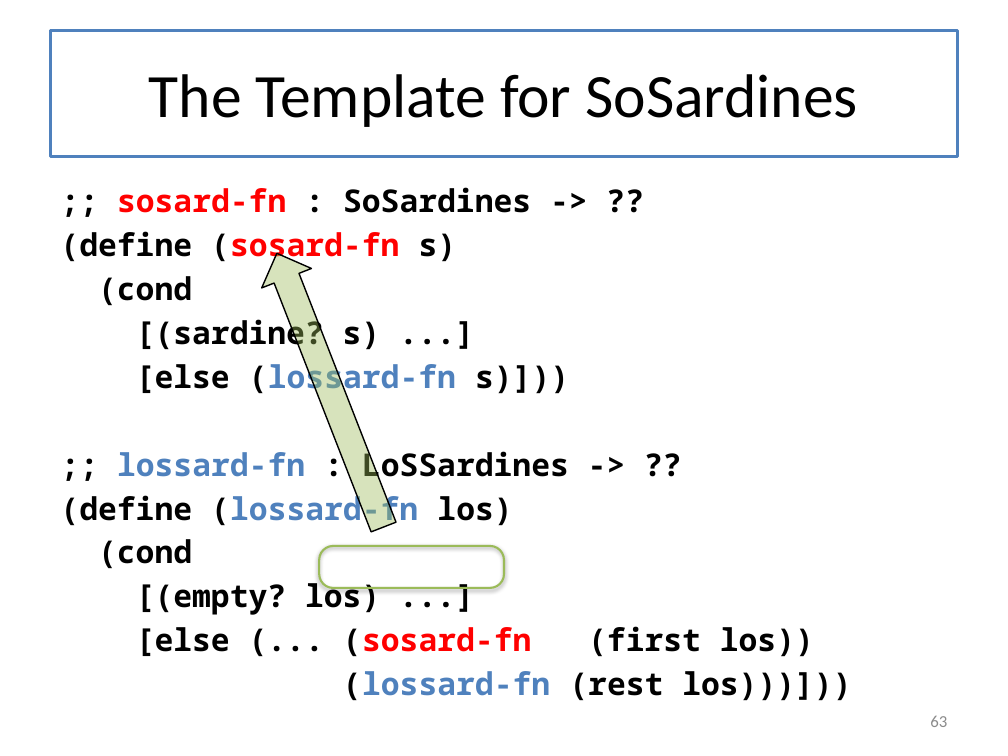
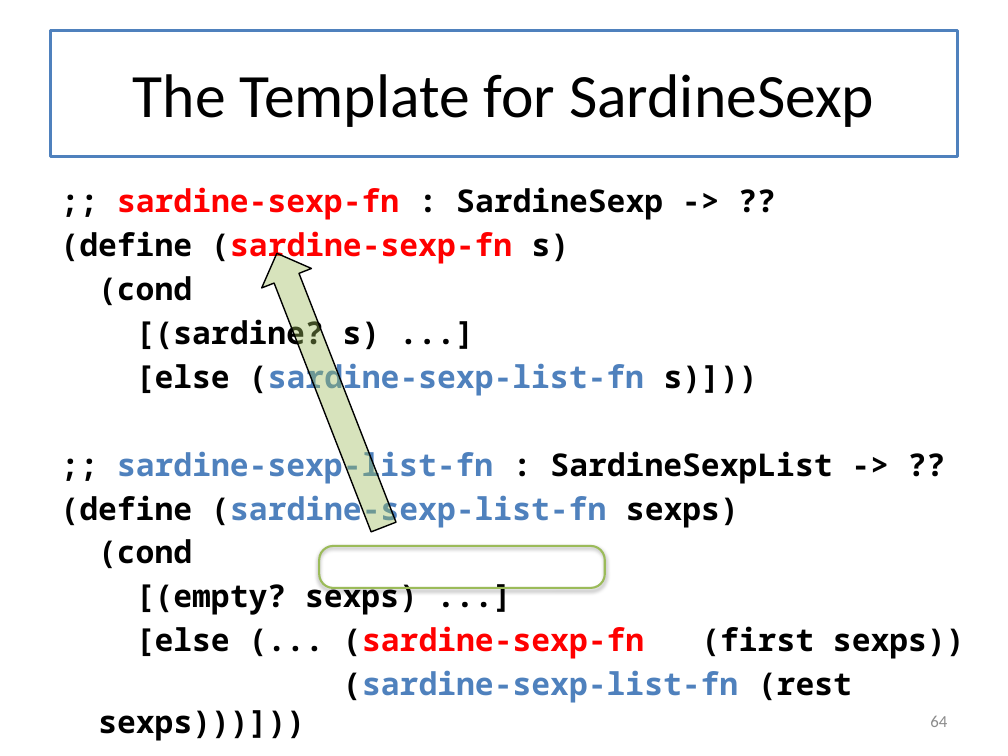
Before and after one commit to mwand/cs5010f17, a slide deck: slide 64 of Slides/Lesson 5.X Trees and Graphs - Combined Slides.pptx (slide 63 before the commit). Drawn at 1008x756 pixels with LibreOffice and Linux fonts; fonts in the diff are those of the drawing. Boxes give left, top, right and bottom in pixels: in the first picture for what was removed or moved away, otherwise in the second. Text is boxed around its words. In the diff, an @@ line names an element or a change of style, - is before the commit and + after.

```diff
--- a/Slides/Lesson 5.X Trees and Graphs - Combined Slides.pptx
+++ b/Slides/Lesson 5.X Trees and Graphs - Combined Slides.pptx
@@ title at (133, 74, 874, 127): text changed @@
-The Template for SoSardines
+The Template for SardineSexp
@@ text at (60, 187, 663, 265): text changed; text colour #000000 to #FF0000 @@
-;; sosard-fn : SoSardines -> ??
-(define (sosard-fn s)
+;; sardine-sexp-fn : SardineSexp -> ??
+(define (sardine-sexp-fn s)
@@ text at (60, 359, 832, 529): text changed; text colour #000000 to #4F81BD @@
-[else (lossard-fn s)]))
-;; lossard-fn : LoSSardines -> ??
-(define (lossard-fn los)
+[else (sardine-sexp-list-fn s)]))
+;; sardine-sexp-list-fn : SardineSexpList -> ??
+(define (sardine-sexp-list-fn sexps)
@@ rounded rectangle: place and size @@
-rounded rectangle at (320, 546, 504, 589)
+rounded rectangle at (320, 546, 605, 589)
@@ text at (98, 578, 965, 741): text changed @@
-[(empty? los) ...]
-[else (... (sosard-fn (first los))
-(lossard-fn (rest los)))]))
+[(empty? sexps) ...]
+[else (... (sardine-sexp-fn (first sexps))
+(sardine-sexp-list-fn (rest sexps)))]))
@@ page number at (930, 716, 947, 727): text changed @@
-63
+64
```
Also in this commit, not shown: 7 other slides changed, 6 other files.
